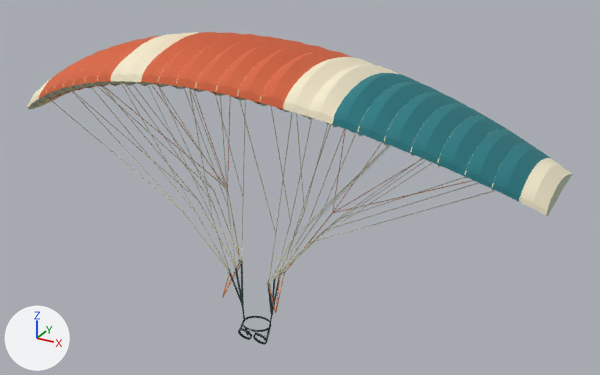
What one commit did to the glTF model shared/geometry/flight/parakite.glb.
One viewpoint serves both versions: a camera (50 mm lens) standing at (6.01, -9.5, 8.06) and looking at (0.57, 0.38, 3.12). The axes (+X, +Y, +Z) are drawn at lower left. The lights are the same throughout. The first picture is the older version. Vertices at exactly the same position are counted once.

In view in the first picture: 'parakite'.
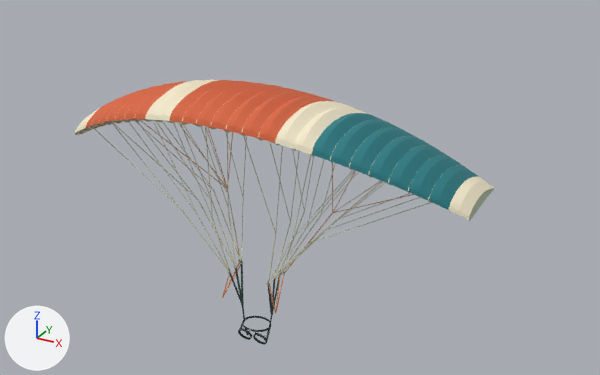
What changed in the scene script:
```text
Change me_parakite:
    used by ob_parakite; location = (0.0, 0.0, 0.0)
    remove me_parakite.from_pydata(...)  # 6941 vertices, 11604 faces; spans x -4.26..4.25, y -1.3..1.27, z 0.51..5.44
    add me_parakite.from_pydata(...)  # 6941 vertices, 11604 faces; spans x -3.31..3.3, y -1.01..0.99, z 0.51..4.74
    me_parakite part 1: the loose piece of 1655 vertices spanning x -4.25..0.0, y -1.3..1.27, z 3.7..5.44 is scaled about its middle by (0.776, 0.78, 0.763), then moved by (0.47, 0.0, -0.49)
    me_parakite part 2: the loose piece of 1690 vertices spanning x 0.0..4.25, y -1.3..1.27, z 3.7..5.44 is scaled about its middle by (0.776, 0.78, 0.763), then moved by (-0.48, 0.0, -0.49)
    me_parakite part 3: 1384 of 6941 vertices moved; they spanned x -4.26..4.25, y -1.3..1.26, z 2.65..5.36 and now span x -3.31..3.3, y -1.01..0.98, z 2.65..4.68; mean shift (-0.18, 0.06, -0.52); largest move (-4.24, -0.17, 3.79) -> (-3.29, -0.13, 3.48)
    other edits to the shape of me_parakite do not show in these pictures
```

Pixel boxes (x1, y1, x2, y2) of what changed, in the pictures (600 x 375 px; the box of a moved part takes in the faces that stretch with it):
'parakite', reshaped (23% narrower, 15% shorter): before (28, 32, 573, 345); after (75, 80, 495, 345)
part 1 of me_parakite, moved or reshaped: before (28, 32, 264, 109); after (75, 80, 267, 135)
part 2 of me_parakite, moved or reshaped: before (196, 36, 573, 217); after (211, 85, 495, 221)
part 3 of me_parakite, moved or reshaped: before (30, 46, 551, 243); after (77, 90, 478, 243)
